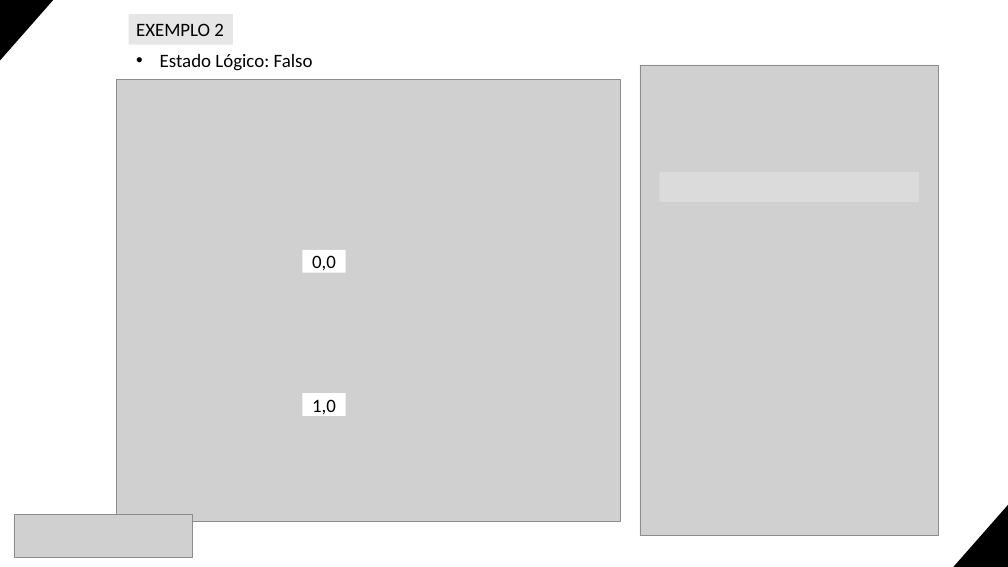
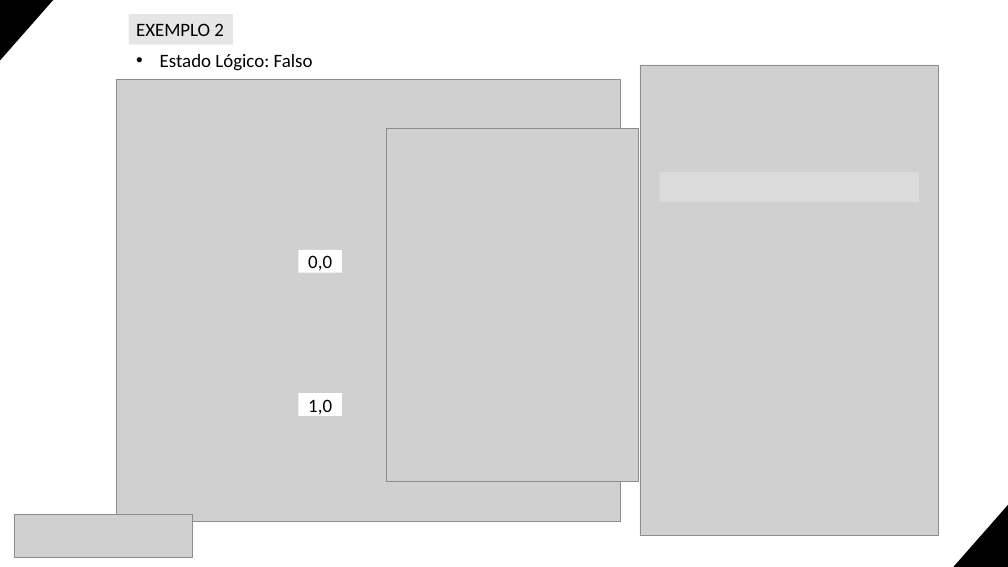
Before and after one commit to hyghorcortes/ai-news, a slide deck: slide 3 of NW-01/slide/emmy_estados_V1.pptx. Drawn at 1008x567 pixels with LibreOffice and Linux fonts; fonts in the diff are those of the drawing; grey boxes stand for pictures. Boxes give left, top, right and bottom in pixels: in the first picture for what was removed or moved away, otherwise in the second. Text is boxed around its words. In the diff, an @@ line names an element or a change of style, - is before the commit and + after.

```diff
--- a/NW-01/slide/emmy_estados_V1.pptx
+++ b/NW-01/slide/emmy_estados_V1.pptx
@@ picture added at bbox=[387, 129, 638, 482] @@
@@ rectangle "0,0": place and size @@
-rectangle "0,0" at bbox=[302, 250, 346, 272]
+rectangle "0,0" at bbox=[299, 250, 342, 272]
@@ rectangle "1,0": place and size @@
-rectangle "1,0" at bbox=[302, 393, 346, 416]
+rectangle "1,0" at bbox=[299, 393, 342, 416]
```
Also in this commit, not shown: 2 other slides changed.
